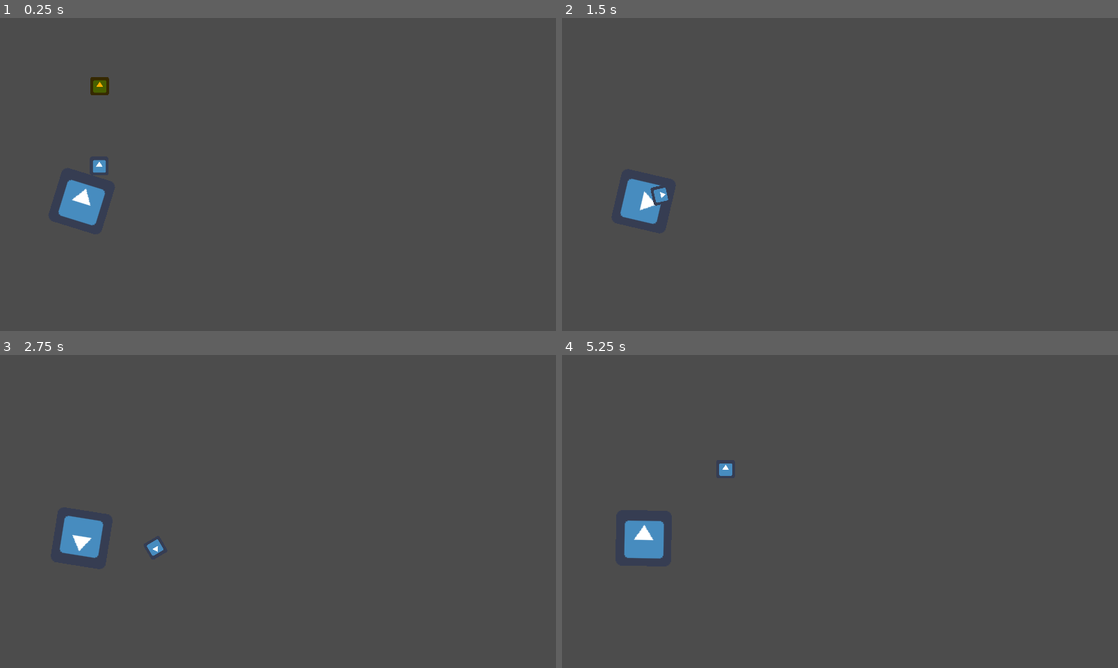
Above: before the commit, frames 1-4 (two rows, left to right).
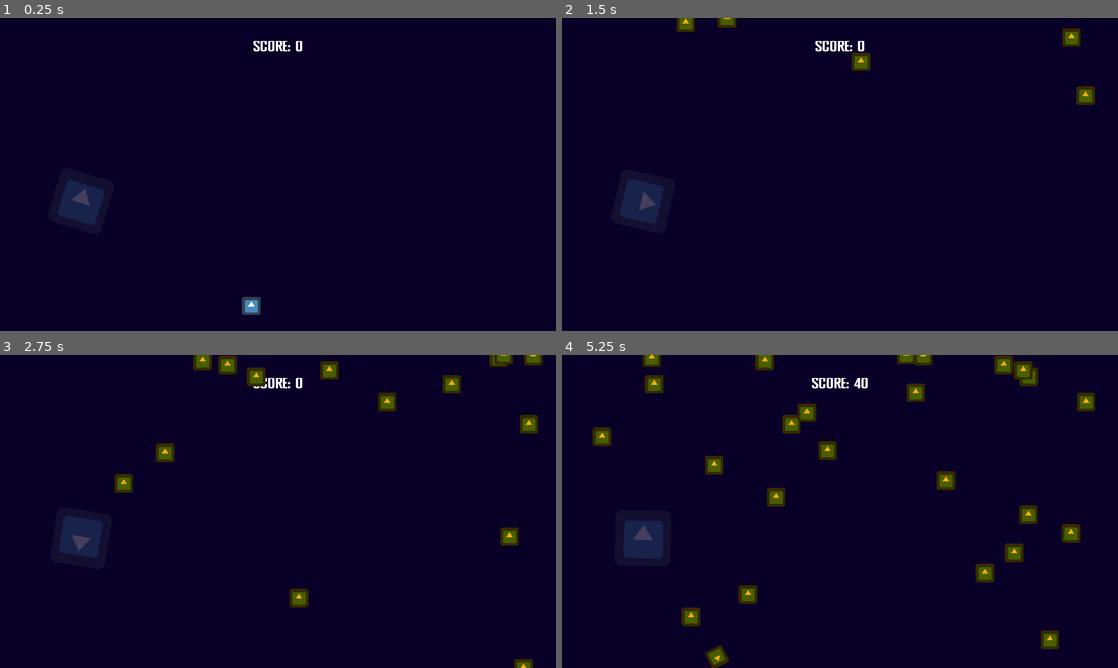
Above: after the commit, the same moments.

Repository: AlixBarreaux/donkey-shot
Game: Godot game, scene res://Game.tscn
Two runs of this game, one before a commit and one after it. Both use one fixed random seed, a clock stepped at 60 frames per second and the inputs below. Before the commit the project starts from res://Scenes/World.tscn. The engine's default icon, where the game draws it, is replaced by a stand-in: a white triangle on a blue panel in a dark square.
Inputs:
- Up to frame 1 (0.25 s): no input
- Up to frame 2 (1.5 s): hold Right (rotate_right) 0.53-1.28 s; hold S (move_down) from 1.28 s (still down)
- Up to frame 3 (2.75 s): release S (move_down) at 2.03 s; hold Right (rotate_right) from 2.03 s (still down)
- Up to frame 4 (5.25 s): release Right (rotate_right) at 2.78 s; hold Z (move_up) 2.78-3.53 s; hold Left (rotate_left) 3.53-5.03 s; hold S (move_down) from 5.03 s (still down)

The runs differ from the first frame. In frame 1, 100% of the frame differs, in the area x 0-100%, y 0-100%; in frame 2, 100%; in frame 3, 100%; in frame 4, 100%.

Commit message:
Add a SpawningPaceTimer decreasing the amount of time each x.x seconds the ProjectileSpawnTimer has to wait in order to spawn a new projectile.

Diff:
--- a/Game.tscn
+++ b/Game.tscn
@@ -1,11 +1,8 @@
 [gd_scene load_steps=4 format=2]
 
 [ext_resource path="res://Scenes/World.tscn" type="PackedScene" id=1]
-[ext_resource path="res://Assets/Fonts/pasti_regular.otf" type="DynamicFontData" id=2]
-
-[sub_resource type="DynamicFont" id=1]
-size = 50
-font_data = ExtResource( 2 )
+[ext_resource path="res://Scenes/GUI/ScoreGUI.tscn" type="PackedScene" id=2]
+[ext_resource path="res://Assets/Sound/Music/donkey_shot_test_ingame_v1.ogg" type="AudioStream" id=3]
 
 [node name="Game" type="Node"]
 
@@ -32,37 +29,17 @@
 "_edit_use_anchors_": false
 }
 
-[node name="ScoreLabel" type="HBoxContainer" parent="InGameGUICanvasLayer/InGameGUI"]
-anchor_left = 0.5
-anchor_top = 1.0
-anchor_right = 0.5
-anchor_bottom = 1.0
-margin_left = -260.0
-margin_top = -151.0
-margin_right = 259.0
-alignment = 1
-__meta__ = {
-"_edit_use_anchors_": false
-}
-
-[node name="TextLabel" type="Label" parent="InGameGUICanvasLayer/InGameGUI/ScoreLabel"]
-margin_left = 142.0
-margin_top = 50.0
-margin_right = 291.0
-margin_bottom = 101.0
-custom_fonts/font = SubResource( 1 )
-text = "score: "
-align = 1
-valign = 1
-
-[node name="ScoreCountLabel" type="Label" parent="InGameGUICanvasLayer/InGameGUI/ScoreLabel"]
-margin_left = 295.0
-margin_top = 50.0
-margin_right = 376.0
-margin_bottom = 101.0
-custom_fonts/font = SubResource( 1 )
-text = "000"
-align = 1
-valign = 1
+[node name="ScoreGUI" parent="InGameGUICanvasLayer/InGameGUI" instance=ExtResource( 2 )]
+anchor_left = 0.0
+anchor_top = 0.0
+anchor_right = 1.0
+anchor_bottom = 0.0
+margin_left = 88.0
+margin_top = 38.0
+margin_right = -87.0
+margin_bottom = 170.0
 
 [node name="World" parent="." instance=ExtResource( 1 )]
+
+[node name="AudioStreamPlayer" type="AudioStreamPlayer" parent="."]
+stream = ExtResource( 3 )
--- /dev/null
+++ b/Projectile.tscn
@@ -0,0 +1,23 @@
+[gd_scene load_steps=4 format=2]
+
+[ext_resource path="res://projectile.gd" type="Script" id=1]
+[ext_resource path="res://Miscellaneous/icon.png" type="Texture" id=2]
+
+[sub_resource type="CircleShape2D" id=1]
+radius = 42.0203
+
+[node name="Projectile" type="RigidBody2D"]
+collision_layer = 2
+collision_mask = 5
+gravity_scale = 4.0
+script = ExtResource( 1 )
+__meta__ = {
+"_edit_group_": true
+}
+
+[node name="CollisionShape2D" type="CollisionShape2D" parent="."]
+shape = SubResource( 1 )
+
+[node name="Sprite" type="Sprite" parent="."]
+self_modulate = Color( 1, 0.678431, 0, 1 )
+texture = ExtResource( 2 )
--- /dev/null
+++ b/Scenes/GUI/ScoreGUI.tscn
@@ -0,0 +1,42 @@
+[gd_scene load_steps=4 format=2]
+
+[ext_resource path="res://Assets/Fonts/pasti_regular.otf" type="DynamicFontData" id=1]
+[ext_resource path="res://Scripts/GUI/score_gui.gd" type="Script" id=2]
+
+[sub_resource type="DynamicFont" id=1]
+size = 50
+font_data = ExtResource( 1 )
+
+[node name="ScoreGUI" type="HBoxContainer"]
+anchor_left = 0.5
+anchor_top = 1.0
+anchor_right = 0.5
+anchor_bottom = 1.0
+margin_left = -260.0
+margin_top = -151.0
+margin_right = 259.0
+alignment = 1
+script = ExtResource( 2 )
+__meta__ = {
+"_edit_use_anchors_": false
+}
+
+[node name="TextLabel" type="Label" parent="."]
+margin_left = 169.0
+margin_top = 50.0
+margin_right = 318.0
+margin_bottom = 101.0
+custom_fonts/font = SubResource( 1 )
+text = "score: "
+align = 1
+valign = 1
+
+[node name="CounterLabel" type="Label" parent="."]
+margin_left = 322.0
+margin_top = 50.0
+margin_right = 349.0
+margin_bottom = 101.0
+custom_fonts/font = SubResource( 1 )
+text = "0"
+align = 1
+valign = 1
--- a/Scenes/Player.tscn
+++ b/Scenes/Player.tscn
@@ -9,6 +9,7 @@
 collision_layer = 4
 collision_mask = 3
 script = ExtResource( 2 )
+current_speed = 800
 
 [node name="Sprite" type="Sprite" parent="."]
 texture = ExtResource( 1 )
--- a/Scenes/World.tscn
+++ b/Scenes/World.tscn
@@ -1,15 +1,38 @@
-[gd_scene load_steps=7 format=2]
+[gd_scene load_steps=9 format=2]
 
 [ext_resource path="res://Scenes/Player.tscn" type="PackedScene" id=1]
 [ext_resource path="res://Miscellaneous/icon.png" type="Texture" id=2]
 [ext_resource path="res://turbine_rotator.gd" type="Script" id=3]
-[ext_resource path="res://projectile_detector.gd" type="Script" id=4]
-[ext_resource path="res://projectile.gd" type="Script" id=5]
+[ext_resource path="res://projectile_spawn_timer.gd" type="Script" id=4]
+[ext_resource path="res://Projectile.tscn" type="PackedScene" id=5]
+[ext_resource path="res://projectile_spawn_locations.gd" type="Script" id=6]
+[ext_resource path="res://spawning_pace_timer.gd" type="Script" id=7]
 
-[sub_resource type="CircleShape2D" id=1]
-radius = 42.0203
+[sub_resource type="Curve2D" id=1]
+_data = {
+"points": PoolVector2Array( 0, 0, 0, 0, 16, 0, 0, 0, 0, 0, 1904, 0 )
+}
 
 [node name="World" type="Node2D"]
+
+[node name="MobSpawnLocations" type="Path2D" parent="."]
+curve = SubResource( 1 )
+script = ExtResource( 6 )
+projectile_scene = ExtResource( 5 )
+
+[node name="SpawnLocation" type="PathFollow2D" parent="MobSpawnLocations"]
+position = Vector2( 16, 0 )
+
+[node name="ProjectileSpawnTimer" type="Timer" parent="MobSpawnLocations"]
+wait_time = 0.3
+autostart = true
+script = ExtResource( 4 )
+
+[node name="SpawningPaceTimer" type="Timer" parent="MobSpawnLocations"]
+autostart = true
+script = ExtResource( 7 )
+
+[node name="Projectiles" type="Node2D" parent="."]
 
 [node name="Mill" type="Node2D" parent="."]
 position = Vector2( 269.391, 987.766 )
@@ -17,53 +40,17 @@
 [node name="Body" type="Sprite" parent="Mill"]
 
 [node name="Turbine" type="Sprite" parent="Mill"]
-position = Vector2( 12.6992, -355.578 )
+self_modulate = Color( 1, 1, 1, 0.247059 )
+position = Vector2( 10.5802, -355.578 )
 scale = Vector2( 3, 3 )
 texture = ExtResource( 2 )
 script = ExtResource( 3 )
 rotation_speed = 0.02
 
-[node name="Basket" type="Node2D" parent="Mill"]
+[node name="Player" parent="." instance=ExtResource( 1 )]
+position = Vector2( 868.001, 993.357 )
+current_speed = 1000
 
-[node name="StaticBody2D" type="StaticBody2D" parent="Mill/Basket"]
-
-[node name="CollisionPolygon2D" type="CollisionPolygon2D" parent="Mill/Basket/StaticBody2D"]
-position = Vector2( -262.516, 24.1631 )
-scale = Vector2( 19.0255, 19.0255 )
-polygon = PoolVector2Array( 10, -1.5, 6, -8, 8, -8, 10, -4, 18.2923, -4.06042, 20.6573, -8.63281, 23.6005, -8.68536, 19.0807, -1.90564 )
-
-[node name="ProjectileDetector" type="Area2D" parent="Mill/Basket"]
-position = Vector2( 119.518, -214.497 )
-collision_layer = 0
-collision_mask = 2
-script = ExtResource( 4 )
-
-[node name="CollisionPolygon2D" type="CollisionPolygon2D" parent="Mill/Basket/ProjectileDetector"]
-position = Vector2( -379.658, 190.387 )
-scale = Vector2( 19.0255, 19.0255 )
-polygon = PoolVector2Array( 10, -1.5, 7.92355, -5.50085, 20.801, -6.02647, 18.2255, -1.61134 )
-__meta__ = {
-"_editor_description_": ""
-}
-
-[node name="Projectile" type="RigidBody2D" parent="."]
-position = Vector2( 344.144, 223.569 )
-collision_layer = 2
-collision_mask = 5
-gravity_scale = 4.0
-script = ExtResource( 5 )
-__meta__ = {
-"_edit_group_": true
-}
-
-[node name="CollisionShape2D" type="CollisionShape2D" parent="Projectile"]
-shape = SubResource( 1 )
-
-[node name="Sprite" type="Sprite" parent="Projectile"]
-self_modulate = Color( 1, 0.678431, 0, 1 )
-texture = ExtResource( 2 )
-
-[node name="Player" parent="." instance=ExtResource( 1 )]
-position = Vector2( 342.689, 510.698 )
-
-[connection signal="body_entered" from="Mill/Basket/ProjectileDetector" to="Mill/Basket/ProjectileDetector" method="_on_ProjectileDetector_body_entered"]
+[connection signal="max_spawn_pace_reached" from="MobSpawnLocations/ProjectileSpawnTimer" to="MobSpawnLocations/SpawningPaceTimer" method="_on_ProjectileSpawnTimer_max_spawn_pace_reached"]
+[connection signal="timeout" from="MobSpawnLocations/ProjectileSpawnTimer" to="MobSpawnLocations" method="_on_ProjectileSpawnTimer_timeout"]
+[connection signal="timeout" from="MobSpawnLocations/SpawningPaceTimer" to="MobSpawnLocations/ProjectileSpawnTimer" method="_on_SpawningPaceTimer_timeout"]
--- /dev/null
+++ b/Scripts/GUI/score_gui.gd
@@ -0,0 +1,29 @@
+class_name ScoreGUI
+extends HBoxContainer
+
+
+# ----------------------------- DECLARE VARIABLES ------------------------------
+
+
+# Signals to connect to
+onready var signals_connections_list: PoolIntArray = [
+	Global.connect("score_set", self, "update_score")
+	]
+
+
+# Node References
+onready var counter_label: Label = $CounterLabel
+
+
+# ---------------------------------- RUN CODE ----------------------------------
+
+
+func _ready() -> void:
+	GeneralHelpers.check_for_signals_initialization_errors(self, self.signals_connections_list)
+
+
+# ------------------------------ DECLARE FUNCTIONS -----------------------------
+
+
+func update_score(value: int) -> void:
+	self.counter_label.text = str(value)
--- a/Singletons/global.gd
+++ b/Singletons/global.gd
@@ -6,6 +6,8 @@
 
 
 var score: int = 0 setget set_score, get_score
+
+signal score_set
 
 
 # ---------------------------------- RUN CODE ----------------------------------
@@ -25,6 +27,7 @@
 
 func set_score(value: int) -> void:
 	score = value
+	emit_signal("score_set", value)
 
 
 func get_score() -> int:
--- a/player_controller.gd
+++ b/player_controller.gd
@@ -6,7 +6,7 @@
 
 
 var move_input: Vector2 = Vector2(0.0, 0.0)
-var rotation_input: float = 0.0
+#var rotation_input: float = 0.0
 
 
 
@@ -36,7 +36,7 @@
 
 func _physics_process(_delta: float) -> void:
 	self.process_movement_inputs()
-	self.process_rotation_inputs()
+#	self.process_rotation_inputs()
 
 
 func process_movement_inputs() -> void:
@@ -51,19 +51,19 @@
 
 
 
-func process_rotation_inputs() -> void:
-	if Input.get_action_strength("rotate_left"):
-		rotation_input = -1.0
-		self.emit_signal("rotation_input_sent", rotation_input)
+#func process_rotation_inputs() -> void:
+#	if Input.get_action_strength("rotate_left"):
+#		rotation_input = -1.0
+#		self.emit_signal("rotation_input_sent", rotation_input)
+#
+#	if Input.is_action_just_released("rotate_left"):
+#		rotation_input = 0.0
+#
+#	elif Input.get_action_strength("rotate_right"):
+#		rotation_input = 1.0
+#		self.emit_signal("rotation_input_sent", rotation_input)
+#
+#	if Input.is_action_just_released("rotate_right"):
+#		rotation_input = 0.0
 
-	if Input.is_action_just_released("rotate_left"):
-		rotation_input = 0.0
-
-	elif Input.get_action_strength("rotate_right"):
-		rotation_input = 1.0
-		self.emit_signal("rotation_input_sent", rotation_input)
-
-	if Input.is_action_just_released("rotate_right"):
-		rotation_input = 0.0
-
-	print(rotation_input)
+#	print(rotation_input)
--- a/project.godot
+++ b/project.godot
@@ -44,10 +44,30 @@
 "language": "GDScript",
 "path": "res://projectile_detector.gd"
 }, {
+"base": "Path2D",
+"class": "ProjectileSpawnLocations",
+"language": "GDScript",
+"path": "res://projectile_spawn_locations.gd"
+}, {
+"base": "Timer",
+"class": "ProjectileSpawnTimer",
+"language": "GDScript",
+"path": "res://projectile_spawn_timer.gd"
+}, {
 "base": "Button",
 "class": "QuitToDesktopButton",
 "language": "GDScript",
 "path": "res://Scripts/GUI/quit_to_desktop_button.gd"
+}, {
+"base": "HBoxContainer",
+"class": "ScoreGUI",
+"language": "GDScript",
+"path": "res://Scripts/GUI/score_gui.gd"
+}, {
+"base": "Timer",
+"class": "SpawningPaceTimer",
+"language": "GDScript",
+"path": "res://spawning_pace_timer.gd"
 }, {
 "base": "Sprite",
 "class": "Turbine_Rotator",
@@ -62,14 +82,18 @@
 "PlayerController": "",
 "Projectile": "",
 "ProjectileDetector": "",
+"ProjectileSpawnLocations": "",
+"ProjectileSpawnTimer": "",
 "QuitToDesktopButton": "",
+"ScoreGUI": "",
+"SpawningPaceTimer": "",
 "Turbine_Rotator": ""
 }
 
 [application]
 
 config/name="Donkey Shot"
-run/main_scene="res://Scenes/World.tscn"
+run/main_scene="res://Game.tscn"
 config/icon="res://Miscellaneous/icon.png"
 config/version=1
 
--- a/projectile.gd
+++ b/projectile.gd
@@ -5,23 +5,17 @@
 # ----------------------------- DECLARE VARIABLES ------------------------------
 
 
-#export var id: int = -1
+export var score_value: int = 10
 
 
 # ---------------------------------- RUN CODE ----------------------------------
 
 
-#func _ready() -> void:
-#	self._initialize_asserts()
-
 
 # ------------------------------ DECLARE FUNCTIONS -----------------------------
 
 
-#func _initialize_asserts() -> void:
-#	assert(id > 0)
-
-
 func die() -> void:
 #	modulate.a = 0.3
+	Global.increase_score(self.score_value)
 	self.queue_free()
--- a/projectile_detector.gd
+++ b/projectile_detector.gd
@@ -5,26 +5,22 @@
 # ----------------------------- DECLARE VARIABLES ------------------------------
 
 
-#export var id: int = -1
-
-export var projectile_score_value: int = 10
+export var projectile_score_value: int = 1
 
 
 # ---------------------------------- RUN CODE ----------------------------------
 
 
-#func _ready() -> void:
-#	self._initialize_asserts()
+func _ready() -> void:
+	self._initialize_asserts()
 
 
 # ------------------------------ DECLARE FUNCTIONS -----------------------------
 
 
-#func _initialize_asserts() -> void:
-#	assert(id > 0)
+func _initialize_asserts() -> void:
+	assert(projectile_score_value > 0)
 
 
 func _on_ProjectileDetector_body_entered(body: PhysicsBody2D) -> void:
 	body.die()
-#	if body.id == self.id:
-	Global.increase_score(self.projectile_score_value)
--- /dev/null
+++ b/projectile_spawn_locations.gd
@@ -0,0 +1,33 @@
+class_name ProjectileSpawnLocations
+extends Path2D
+
+
+# ----------------------------- DECLARE VARIABLES ------------------------------
+
+
+export var projectile_scene: PackedScene = null
+
+onready var spawn_location: PathFollow2D = $SpawnLocation
+
+
+# ---------------------------------- RUN CODE ----------------------------------
+
+
+func _ready() -> void:
+	self._initialize_asserts()
+
+
+# ------------------------------ DECLARE FUNCTIONS -----------------------------
+
+
+func _initialize_asserts() -> void:
+	assert(self.projectile_scene != null)
+
+
+func _on_ProjectileSpawnTimer_timeout() -> void:
+	randomize()
+	spawn_location.unit_offset = randf()
+
+	var _projectile_instance = projectile_scene.instance()
+	_projectile_instance.position = self.spawn_location.position
+	get_parent().get_node("Projectiles").add_child(_projectile_instance)
--- /dev/null
+++ b/projectile_spawn_timer.gd
@@ -0,0 +1,29 @@
+class_name ProjectileSpawnTimer
+extends Timer
+
+
+# ----------------------------- DECLARE VARIABLES ------------------------------
+
+
+# The ProjectileSpawnTimer gets its wait time decreased by this value
+# each time the SpawningPaceTimer sends the Timeout signal
+export var time_decrease: float = 0.1
+export var min_wait_time: float = 0.1
+
+signal max_spawn_pace_reached
+
+# ---------------------------------- RUN CODE ----------------------------------
+
+
+
+# ------------------------------ DECLARE FUNCTIONS -----------------------------
+
+
+
+func _on_SpawningPaceTimer_timeout() -> void:
+	if self.get_wait_time() - min_wait_time <= min_wait_time:
+		emit_signal("max_spawn_pace_reached")
+		return
+
+	self.set_wait_time(self.get_wait_time() - time_decrease)
+	print(get_wait_time())
--- /dev/null
+++ b/spawning_pace_timer.gd
@@ -0,0 +1,23 @@
+class_name SpawningPaceTimer
+extends Timer
+
+
+# The code is verbose since it's tighlty coupled with a get_node()
+
+
+# ----------------------------- DECLARE VARIABLES ------------------------------
+
+
+
+# ---------------------------------- RUN CODE ----------------------------------
+
+
+
+# ------------------------------ DECLARE FUNCTIONS -----------------------------
+
+
+
+func _on_ProjectileSpawnTimer_max_spawn_pace_reached() -> void:
+	self.stop()
+	self.disconnect("timeout", self.get_parent().get_node("ProjectileSpawnTimer"), "_on_SpawningPaceTimer_timeout")
+	print("Stopped!")
Not shown, added: Assets/Sound/Music/donkey_shot_test_ingame_v1.ogg.import
Not shown, added: Assets/Sound/Music/donkey_shot_test_ingame_v1.ogg
